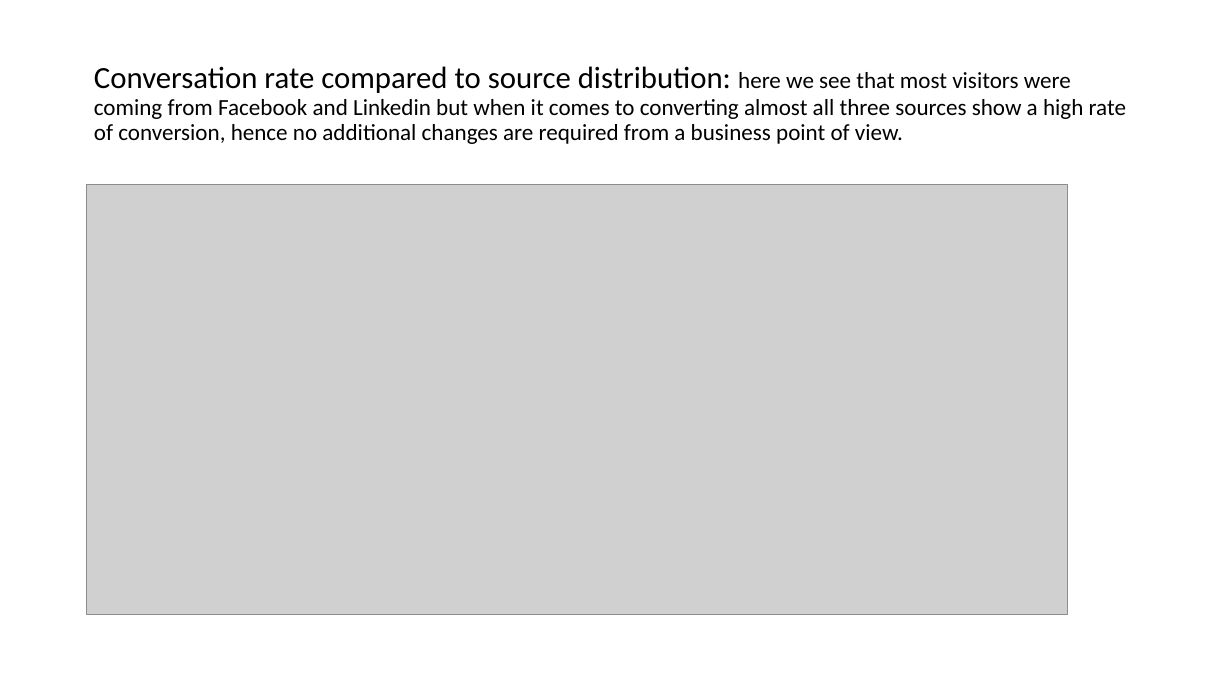
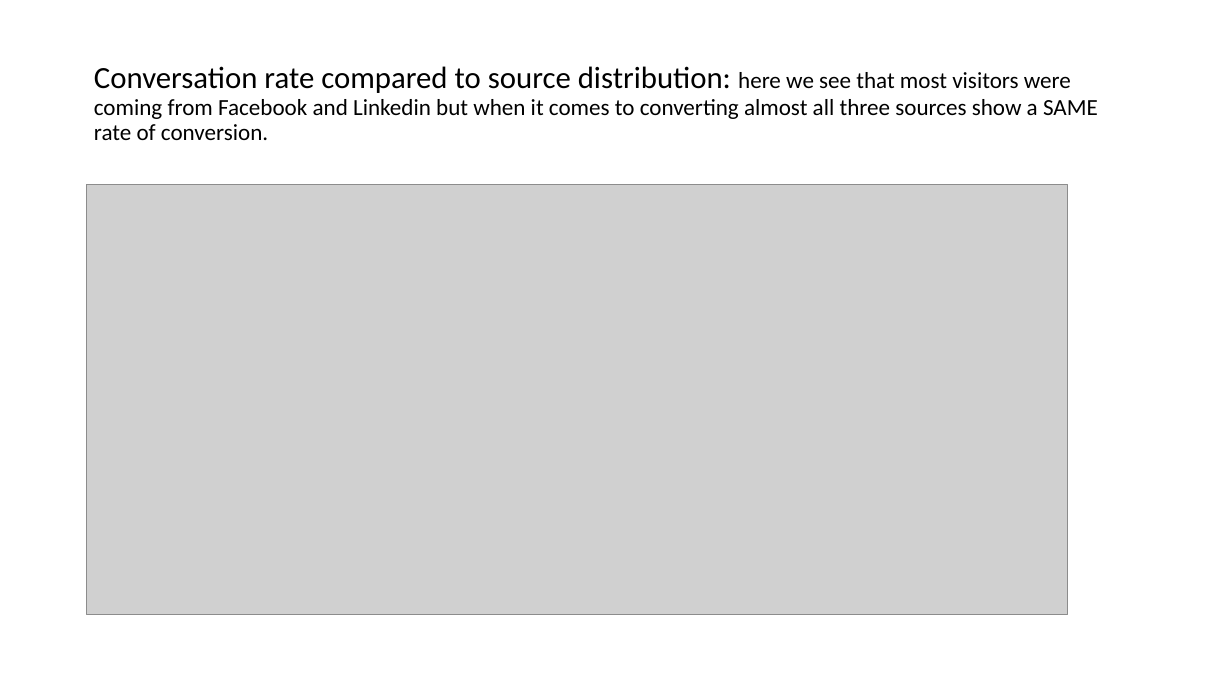
Before and after one commit to SyedNadir/freemium-ab-testing, a slide deck: slide 32 of documents/presentation/Final Presentation.pptx. Drawn at 1232x693 pixels with LibreOffice and Linux fonts; fonts in the diff are those of the drawing; grey boxes stand for pictures. Boxes give left, top, right and bottom in pixels: in the first picture for what was removed or moved away, otherwise in the second. Text is boxed around its words. In the diff, an @@ line names an element or a change of style, - is before the commit and + after.

```diff
--- a/documents/presentation/Final Presentation.pptx
+++ b/documents/presentation/Final Presentation.pptx
@@ title at box(94, 66, 1098, 140): text changed @@
-Conversation rate compared to source distribution: here we see that most visitors were coming from Facebook and Linkedin but when it comes to converting almost all three sources show a high rate of conversion, hence no additional changes are required from a business point of view.
+Conversation rate compared to source distribution: here we see that most visitors were coming from Facebook and Linkedin but when it comes to converting almost all three sources show a SAME rate of conversion.
```
Also in this commit, not shown: 19 other slides changed, 1 slide added.
